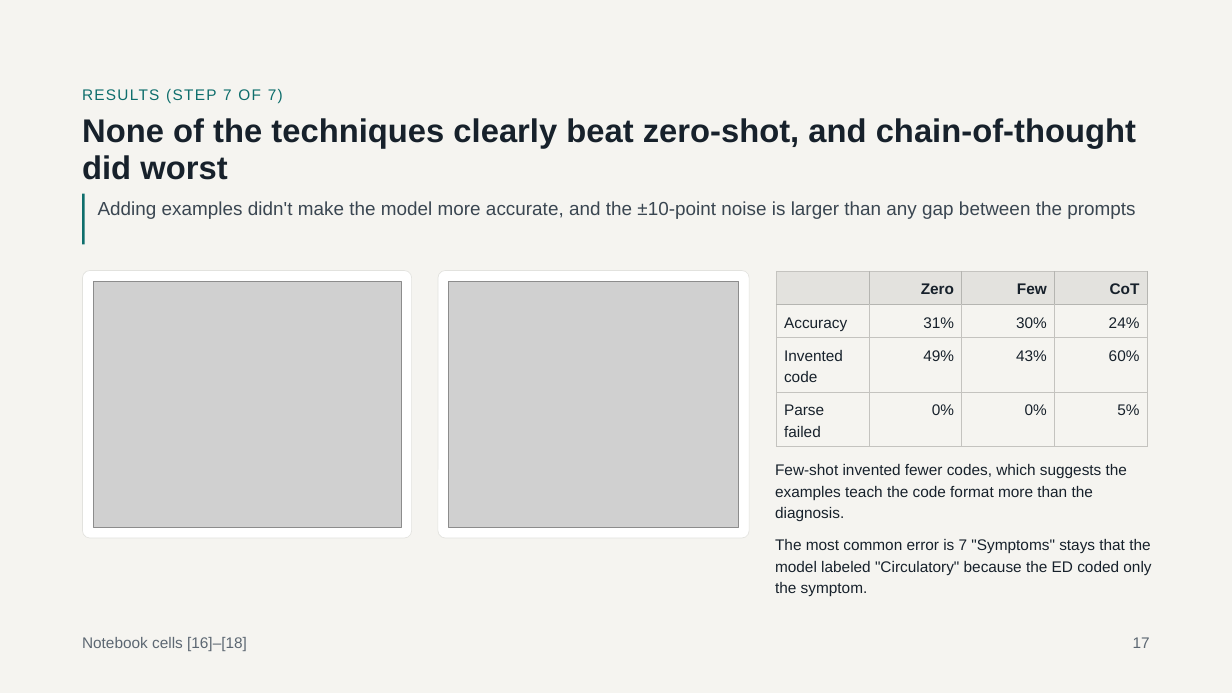
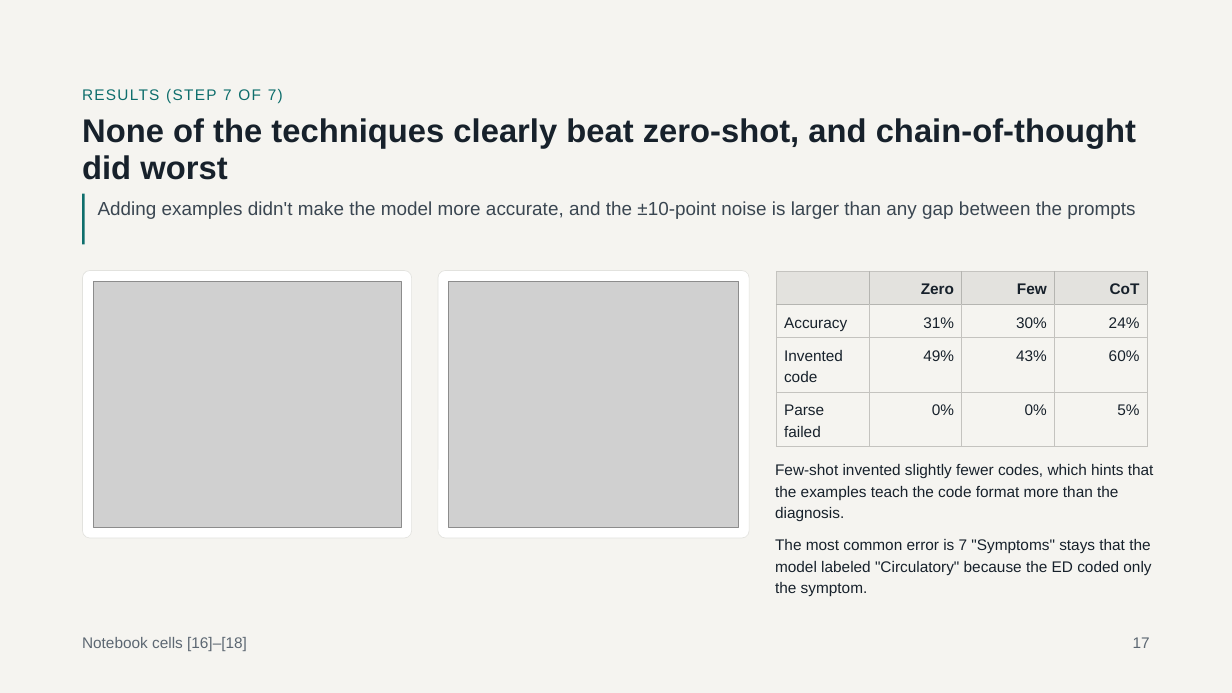
Before and after one commit to bja2376/triage-llm-tutorial, a slide deck: slide 17 of Classifying ED Visits with an LLM.pptx. Drawn at 1232x693 pixels with LibreOffice and Linux fonts; fonts in the diff are those of the drawing; grey boxes stand for pictures. Boxes give left, top, right and bottom in pixels: in the first picture for what was removed or moved away, otherwise in the second. Text is boxed around its words. In the diff, an @@ line names an element or a change of style, - is before the commit and + after.

Commit message:
minor updates

```diff
--- a/Classifying ED Visits with an LLM.pptx
+++ b/Classifying ED Visits with an LLM.pptx
@@ text at [775,464,1154,521]: text changed @@
-Few-shot invented fewer codes, which suggests the examples teach the code format more than the diagnosis.
+Few-shot invented slightly fewer codes, which hints that the examples teach the code format more than the diagnosis.
```
Also in this commit, not shown: 1 other slide changed.
